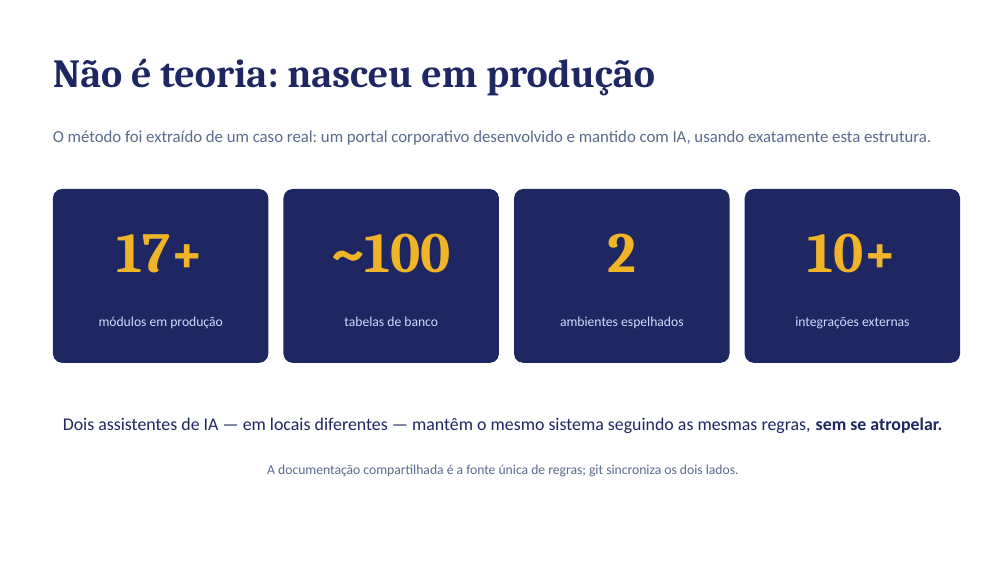
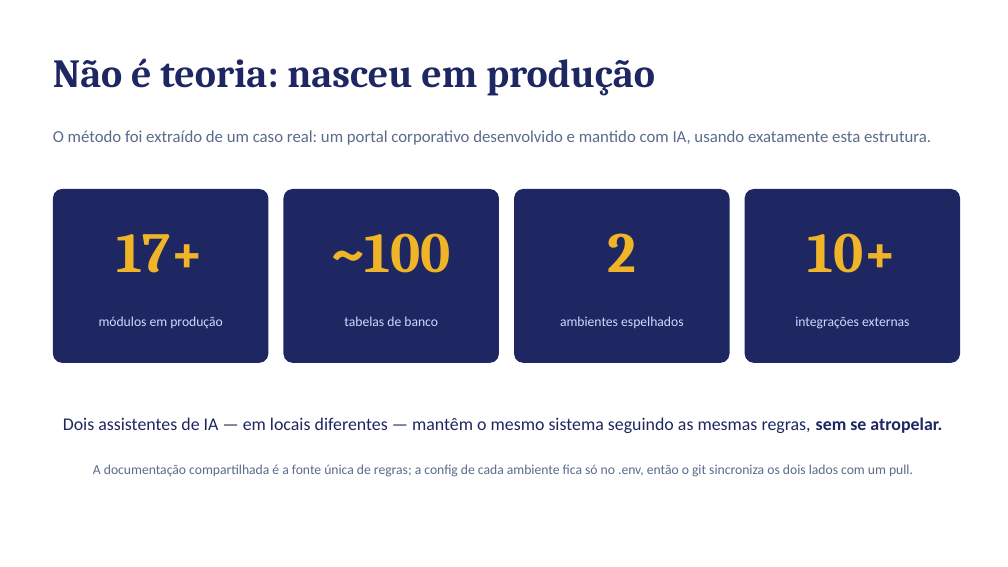
Before and after one commit to kasuowkl/metodo-norte-kit, a slide deck: slide 7 of Apresentacao-Metodo-Norte.pptx. Drawn at 1008x567 pixels with LibreOffice and Linux fonts; fonts in the diff are those of the drawing. Boxes give left, top, right and bottom in pixels: in the first picture for what was removed or moved away, otherwise in the second. Text is boxed around its words. In the diff, an @@ line names an element or a change of style, - is before the commit and + after.

```diff
--- a/Apresentacao-Metodo-Norte.pptx
+++ b/Apresentacao-Metodo-Norte.pptx
@@ text at [93, 464, 913, 477]: text changed @@
-A documentação compartilhada é a fonte única de regras; git sincroniza os dois lados.
+A documentação compartilhada é a fonte única de regras; a config de cada ambiente fica só no .env, então o git sincroniza os dois lados com um pull.
```
Also in this commit, not shown: 2 other slides changed, 4 other files.
